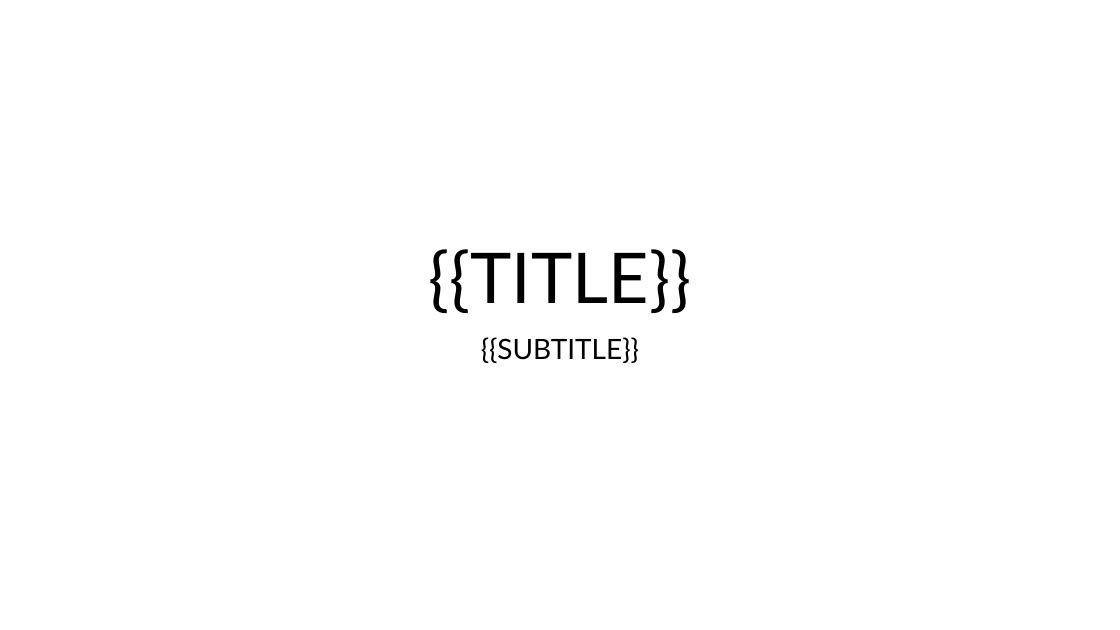
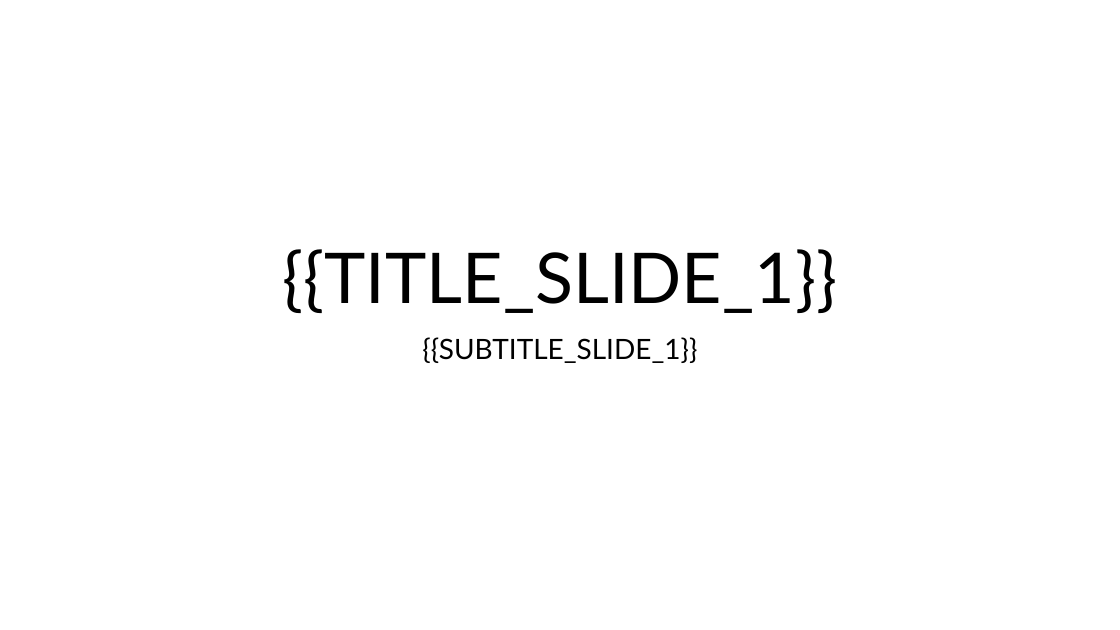
Before and after one commit to khuntAryan/Presentation_autoComplete, a slide deck: slide 1 of python-preprocessor/output/preprocessed.pptx. Drawn at 1120x630 pixels with LibreOffice and Linux fonts; fonts in the diff are those of the drawing. Boxes give left, top, right and bottom in pixels: in the first picture for what was removed or moved away, otherwise in the second. Text is boxed around its words. In the diff, an @@ line names an element or a change of style, - is before the commit and + after.

```diff
--- a/python-preprocessor/output/preprocessed.pptx
+++ b/python-preprocessor/output/preprocessed.pptx
@@ title at bbox=[282, 249, 837, 313]: text changed @@
-{{TITLE}}
+{{TITLE_SLIDE_1}}
@@ subtitle at bbox=[422, 337, 697, 363]: text changed @@
-{{SUBTITLE}}
+{{SUBTITLE_SLIDE_1}}
```
Also in this commit, not shown: 5 other slides changed, 1 other file.
